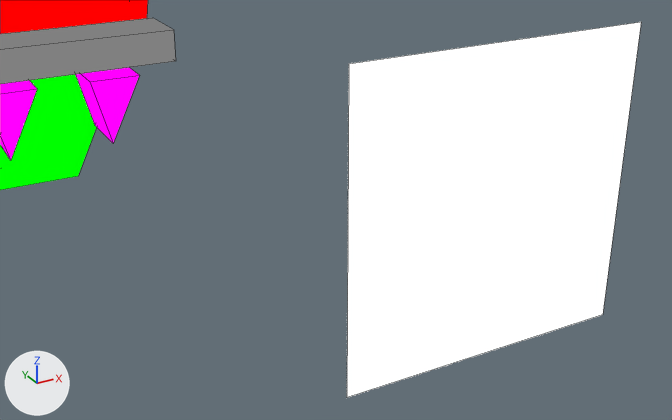
Before and after pictures for a commit that changed the Blender file assets-source/blender/motion/tyrannosaurus-hop.blend.
One viewpoint serves both versions: a 50 mm lens placed at (86.57, -33.57, 35.48), pointed at (88.84, -29.45, 33.42). The axes (+X, +Y, +Z) are drawn at lower left. The lights are the same throughout. The first picture is the older version. Mesh edges are drawn as thin lines.

The older version as bpy lines, for what is in view:
```python
me_dinotycoon_motion_tyrannosaurus_hop_sample_jaw = bpy.data.meshes.new('DinoTycoon_Motion_tyrannosaurus_hop_sample_jaw')
me_dinotycoon_motion_tyrannosaurus_hop_sample_jaw.from_pydata(...)  # 10 vertices, 7 faces; spans x 80.0..95.0, y -4.0..-2.0, z 24.0..28.0
me_dinotycoon_motion_tyrannosaurus_hop_sample_jaw.materials.append(mat_dinotycoon_role_d)  # green #00ff00
me_dinotycoon_motion_tyrannosaurus_hop_sample_mouth = bpy.data.meshes.new('DinoTycoon_Motion_tyrannosaurus_hop_sample_mouth')
me_dinotycoon_motion_tyrannosaurus_hop_sample_mouth.from_pydata(...)  # a box spanning x 86.0..96.0, y -6.0..-4.0, z 28.0..29.0
me_dinotycoon_motion_tyrannosaurus_hop_sample_mouth.materials.append(mat_dinotycoon_role_m)  # grey #808080
me_dinotycoon_motion_tyrannosaurus_hop_sample_skull = bpy.data.meshes.new('DinoTycoon_Motion_tyrannosaurus_hop_sample_skull')
me_dinotycoon_motion_tyrannosaurus_hop_sample_skull.from_pydata(...)  # 14 vertices, 9 faces; spans x 79.0..97.0, y -3.0..-1.0, z 27.0..39.0
me_dinotycoon_motion_tyrannosaurus_hop_sample_skull.materials.append(mat_dinotycoon_role_b)  # red #ff0000
ob_dinotycoon_motion_tyrannosaurus_hop_jaw = bpy.data.objects.new('DinoTycoon_Motion_tyrannosaurus_hop_jaw', me_dinotycoon_motion_tyrannosaurus_hop_sample_jaw)
ob_dinotycoon_motion_tyrannosaurus_hop_jaw.location = (0.0, 0.0, 0.0)
ob_dinotycoon_motion_tyrannosaurus_hop_mouth = bpy.data.objects.new('DinoTycoon_Motion_tyrannosaurus_hop_mouth', me_dinotycoon_motion_tyrannosaurus_hop_sample_mouth)
ob_dinotycoon_motion_tyrannosaurus_hop_mouth.location = (0.0, 0.0, 0.0)
ob_dinotycoon_motion_tyrannosaurus_hop_skull = bpy.data.objects.new('DinoTycoon_Motion_tyrannosaurus_hop_skull', me_dinotycoon_motion_tyrannosaurus_hop_sample_skull)
ob_dinotycoon_motion_tyrannosaurus_hop_skull.location = (0.0, 0.0, 0.0)
# also in view: 'DinoTycoon_Motion_tyrannosaurus_hop_eye' at (89.5, -30.0, 33.5); 'DinoTycoon_Motion_tyrannosaurus_hop_tooth_58' at (90.75, -6.0, 27.0); 'DinoTycoon_Motion_tyrannosaurus_hop_tooth_61' at (93.75, -6.0, 27.0)
```
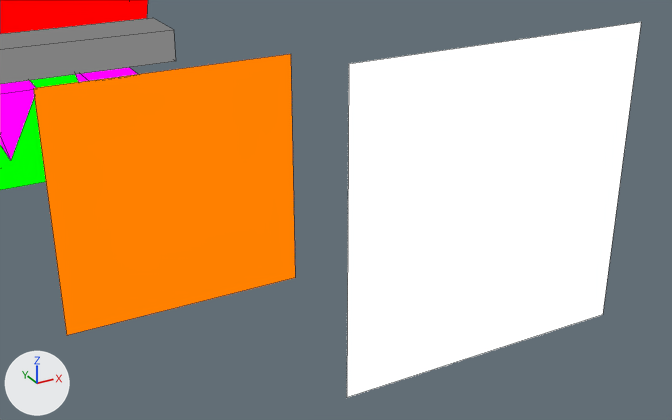
Changed parts and their boxes [x1, y1, x2, y2] in the pictures (672 x 420 px):
'DinoTycoon_Motion_tyrannosaurus_hop_eye_white', added (orange)
    after: [33, 54, 295, 335]
'DinoTycoon_Motion_tyrannosaurus_hop_jaw', unchanged, covered by the edit
    before: [0, 74, 97, 190]
    after: [0, 74, 78, 190]
'DinoTycoon_Motion_tyrannosaurus_hop_tooth_61', unchanged, covered by the edit
    before: [75, 67, 139, 143]
    after: [75, 67, 138, 82]

Edits to the bpy script that builds the scene:
```text
Add mat_dinotycoon_role_y:
    mat_dinotycoon_role_y = emission_material('DinoTycoon_Role_Y')
    mat_dinotycoon_role_y.base_color = (1.0, 0.216, 0.0)  # orange #ff8000
Add me_dinotycoon_motion_tyrannosaurus_hop_sample_eye_white:
    me_dinotycoon_motion_tyrannosaurus_hop_sample_eye_white.from_pydata([(87.4, -29.0, 34.2), (88.8, -29.0, 34.2), (88.8, -29.0, 32.8), (87.4, -29.0, 32.8), (87.4, -29.0, 34.2), (88.8, -29.0, 34.2), (88.8, -29.0, 32.8), (87.4, -29.0, 32.8)], [], [(3, 2, 1, 0), (4, 5, 6, 7), (0, 1, 5, 4), (1, 2, 6, 5), (2, 3, 7, 6), (3, 0, 4, 7)])
    me_dinotycoon_motion_tyrannosaurus_hop_sample_eye_white.materials.append(mat_dinotycoon_role_y)  # orange #ff8000
Add ob_dinotycoon_motion_tyrannosaurus_hop_eye_white:
    ob_dinotycoon_motion_tyrannosaurus_hop_eye_white = bpy.data.objects.new('DinoTycoon_Motion_tyrannosaurus_hop_eye_white', me_dinotycoon_motion_tyrannosaurus_hop_sample_eye_white)
    ob_dinotycoon_motion_tyrannosaurus_hop_eye_white.location = (0.0, 0.0, 0.0)
```
